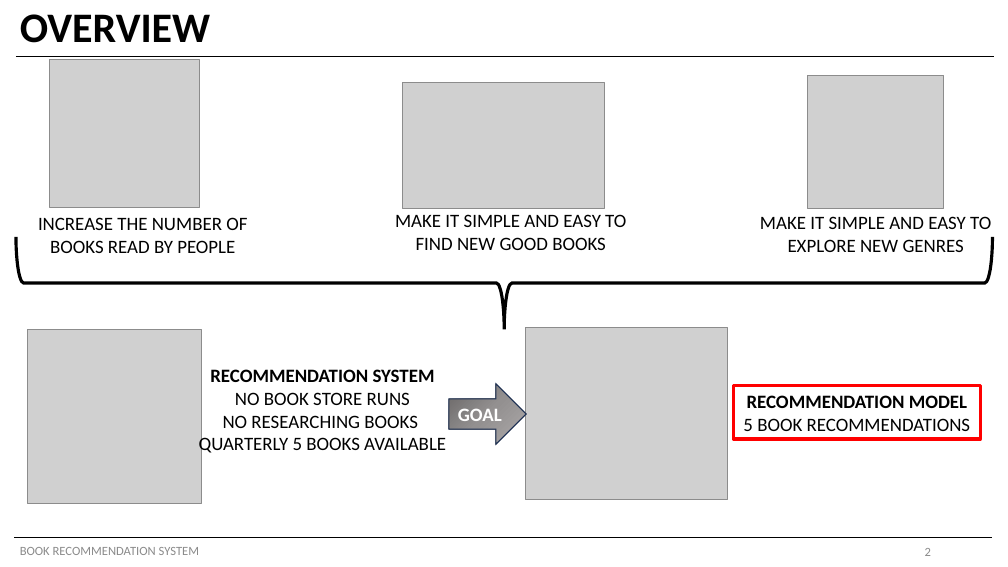
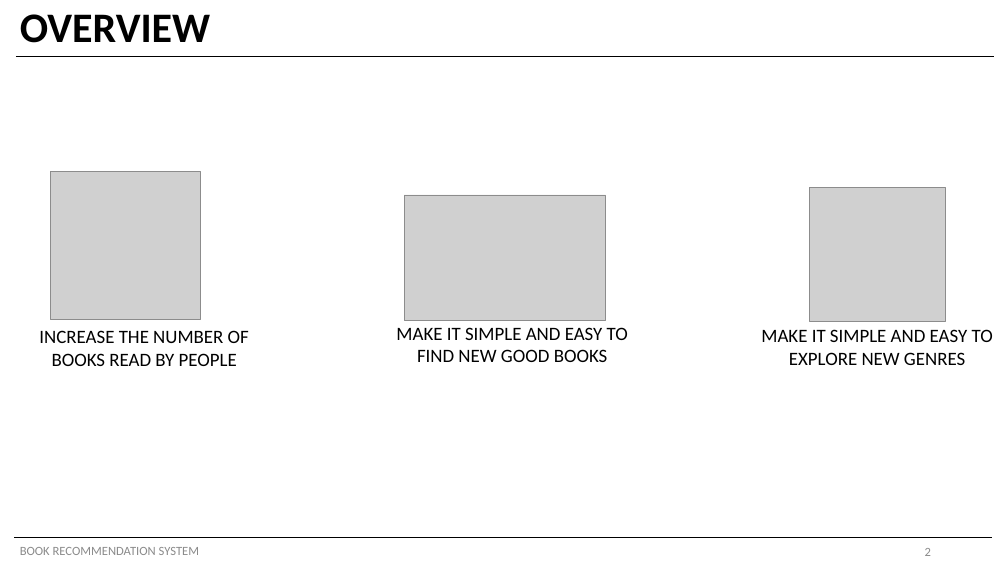
Before and after one commit to shayanabdulkarimkhan/book-recommendation-system, a slide deck: slide 2 of Stakeholder_Presentation.pptx. Drawn at 1008x567 pixels with LibreOffice and Linux fonts; fonts in the diff are those of the drawing; grey boxes stand for pictures. Boxes give left, top, right and bottom in pixels: in the first picture for what was removed or moved away, otherwise in the second. Text is boxed around its words. In the diff, an @@ line names an element or a change of style, - is before the commit and + after.

```diff
--- a/Stakeholder_Presentation.pptx
+++ b/Stakeholder_Presentation.pptx
@@ left brace removed at bbox=[16, 237, 993, 330] @@
@@ picture removed at bbox=[27, 329, 202, 504] @@
@@ text "MAKE IT SIMPLE AND EASY ...": place and size @@
-text "MAKE IT SIMPLE AND EASY ..." at bbox=[395, 214, 626, 250]
+text "MAKE IT SIMPLE AND EASY ..." at bbox=[396, 327, 628, 362]
@@ picture removed at bbox=[526, 328, 727, 500] @@
@@ 3 pictures, 2 texts: place and size @@
-3 pictures, 2 texts at bbox=[38, 59, 991, 253]
+3 pictures, 2 texts at bbox=[39, 172, 993, 366]
@@ text removed at bbox=[199, 369, 446, 456] @@
-RECOMMENDATION SYSTEM
-NO BOOK STORE RUNS
-NO RESEARCHING BOOKS
-QUARTERLY 5 BOOKS AVAILABLE
@@ right arrow removed at bbox=[449, 384, 526, 445] @@
-GOAL
@@ rectangle removed at bbox=[734, 386, 981, 439] @@
-RECOMMENDATION MODEL
-5 BOOK RECOMMENDATIONS
```
Also in this commit, not shown: 3 other slides changed, 2 slides added.
